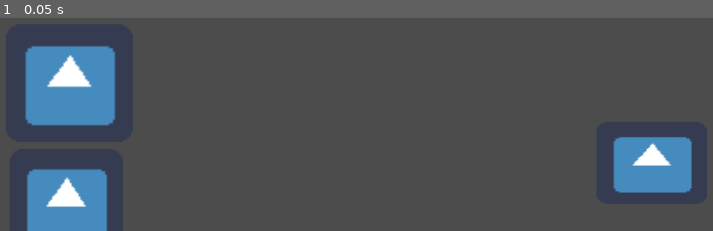
Above: before the commit, frame 1.
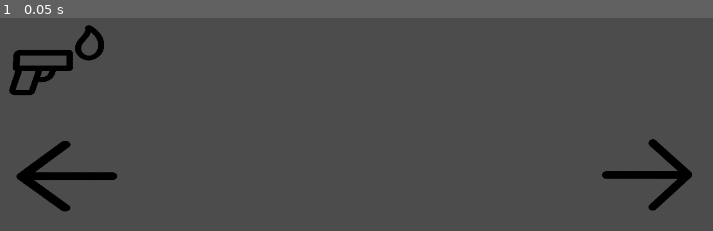
Above: after the commit, the same moment.

Repository: LmnCodes/SpaceShooter
Game: Godot game, scene res://src/Assets/Scenes/TouchControls.tscn
Same seed, same stepped clock (60 frames per second), same inputs: the game is played once before the commit and once after it. This scene is started directly instead of the project's main scene. The engine's default icon, where the game draws it, is replaced by a stand-in: a white triangle on a blue panel in a dark square.
Inputs:
- Up to frame 1 (0.05 s): no input

The runs differ from the first frame. In frame 1, 12% of the frame differs, in the area x 1-98%, y 3-100%.

Commit message:
add buttons
also add README

Diff:
--- a/src/Assets/Scenes/TouchControls.tscn
+++ b/src/Assets/Scenes/TouchControls.tscn
@@ -1,6 +1,8 @@
-[gd_scene load_steps=3 format=2]
+[gd_scene load_steps=5 format=2]
 
-[ext_resource path="res://icon.png" type="Texture" id=1]
+[ext_resource path="res://src/left.png" type="Texture" id=1]
+[ext_resource path="res://src/fire.png" type="Texture" id=2]
+[ext_resource path="res://src/right.png" type="Texture" id=3]
 
 [sub_resource type="CircleShape2D" id=1]
 
@@ -17,8 +19,8 @@
 
 [node name="LeftButton" type="TouchScreenButton" parent="."]
 light_mask = 0
-position = Vector2( 90, 709 )
-scale = Vector2( 2.82813, 2.70312 )
+position = Vector2( 88, 666 )
+scale = Vector2( 0.524934, 0.372146 )
 normal = ExtResource( 1 )
 shape = SubResource( 1 )
 shape_visible = false
@@ -29,8 +31,8 @@
 show_behind_parent = true
 light_mask = 0
 position = Vector2( 1029, 665 )
-scale = Vector2( 2.76562, 2.0625 )
-normal = ExtResource( 1 )
+scale = Vector2( 0.427822, 0.376712 )
+normal = ExtResource( 3 )
 shape = SubResource( 1 )
 passby_press = true
 action = "ui_right"
@@ -39,8 +41,8 @@
 [node name="Fire" type="TouchScreenButton" parent="."]
 light_mask = 0
 position = Vector2( 84, 509 )
-scale = Vector2( 3.17187, 2.9375 )
-normal = ExtResource( 1 )
+scale = Vector2( 0.353448, 0.282167 )
+normal = ExtResource( 2 )
 shape = SubResource( 1 )
 action = "Fire"
 visibility_mode = 1
Binary file added: docs/images/main.png
Binary file added: src/fire.png
Binary file added: src/left.png
Binary file added: src/right.png
Not shown, changed: README.md
